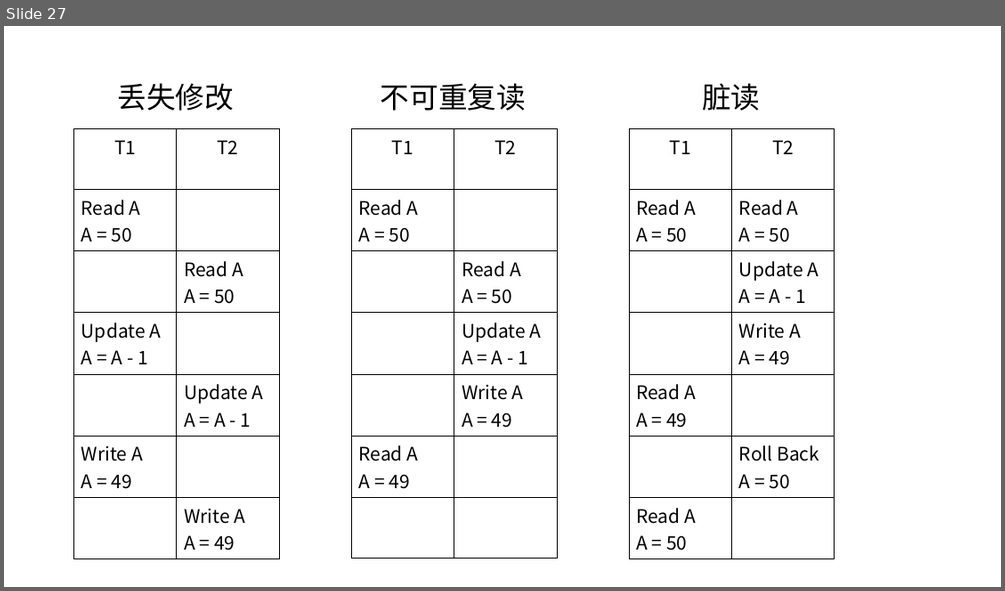
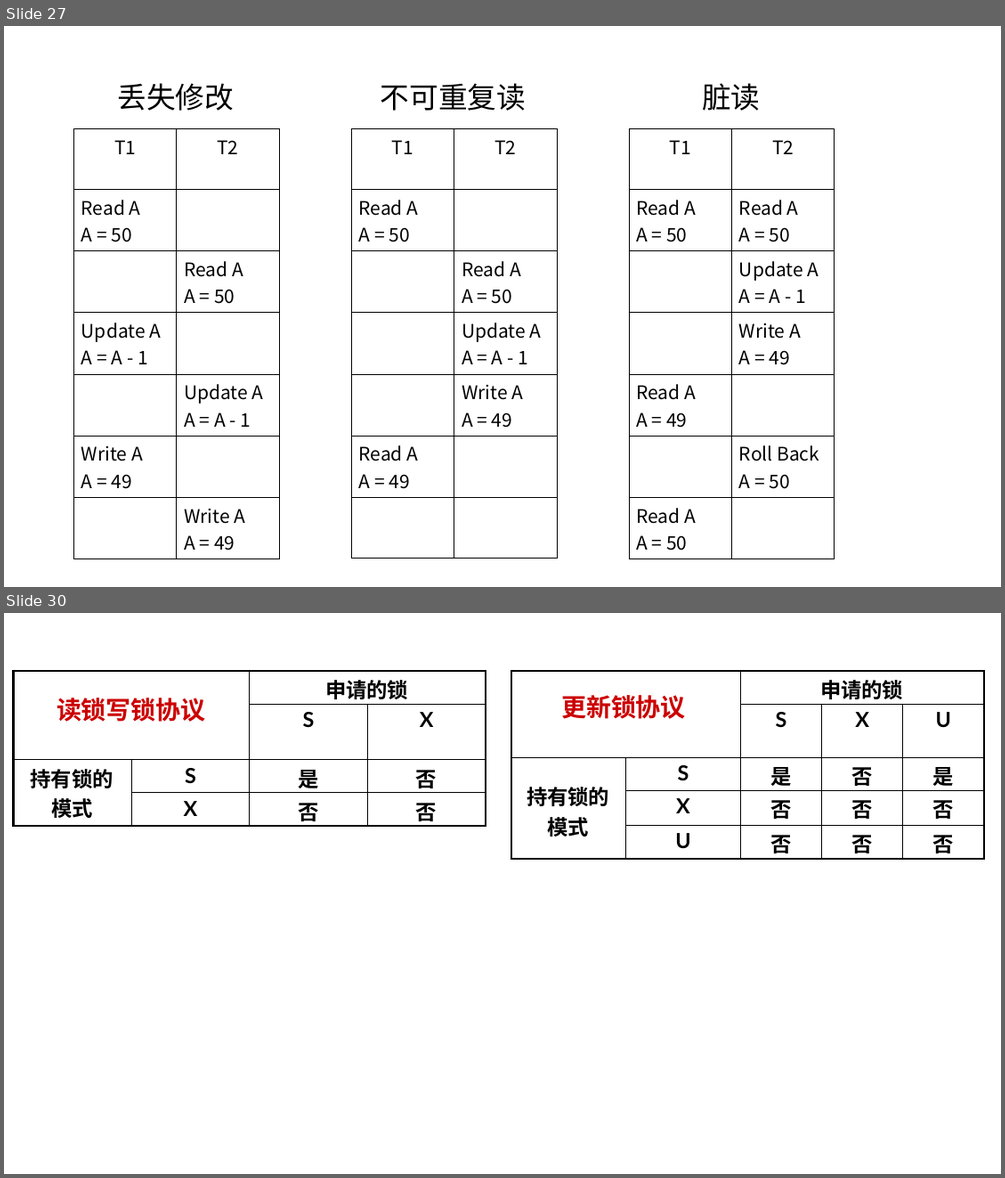
Before and after one commit to guofei9987/a, a slide deck: computer/database/database.pptx. Shown one above the other, each under a label of ours: slide 27 before the commit, slides 27 and 30 after it; the slides between them are not shown. The pictures are 1005x591 and 1005x1178 pixels, drawn with LibreOffice and Linux fonts; fonts in the diff are those of the drawing. Boxes give left, top, right and bottom in pixels: in the first picture for what was removed or moved away, otherwise in the second. Text is boxed around its words. In the diff, an @@ line names an element or a change of style, - is before the commit and + after.

```diff
--- a/computer/database/database.pptx
+++ b/computer/database/database.pptx
@@ slide 30 added at [4, 613, 1001, 1174], background #FFFFFF @@
@@ table added at [13, 671, 485, 825], 4 rows, 4 columns @@
+读锁写锁协议 |  | 申请的锁 | 
+ |  | S | X
+持有锁的模式 | S | 是 | 否
+ | X | 否 | 否
@@ table added at [511, 671, 985, 857], 5 rows, 5 columns @@
+更新锁协议 |  | 申请的锁 |  | 
+ |  | S | X | U
+持有锁的模式 | S | 是 | 否 | 是
+ | X | 否 | 否 | 否
+ | U | 否 | 否 | 否
```
Also in this commit, not shown: 1 slide changed, 3 other slides added, 3 slides removed, 5 other files.
